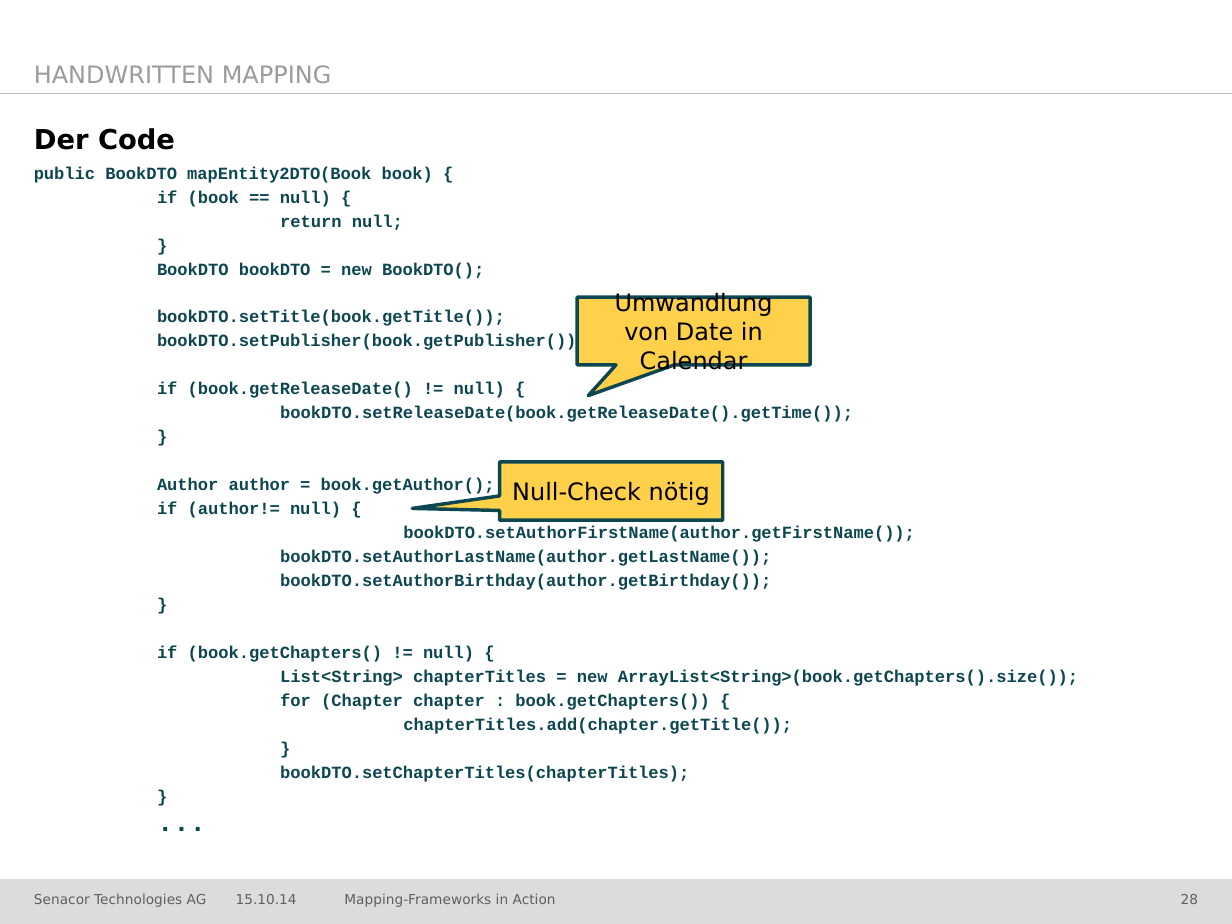
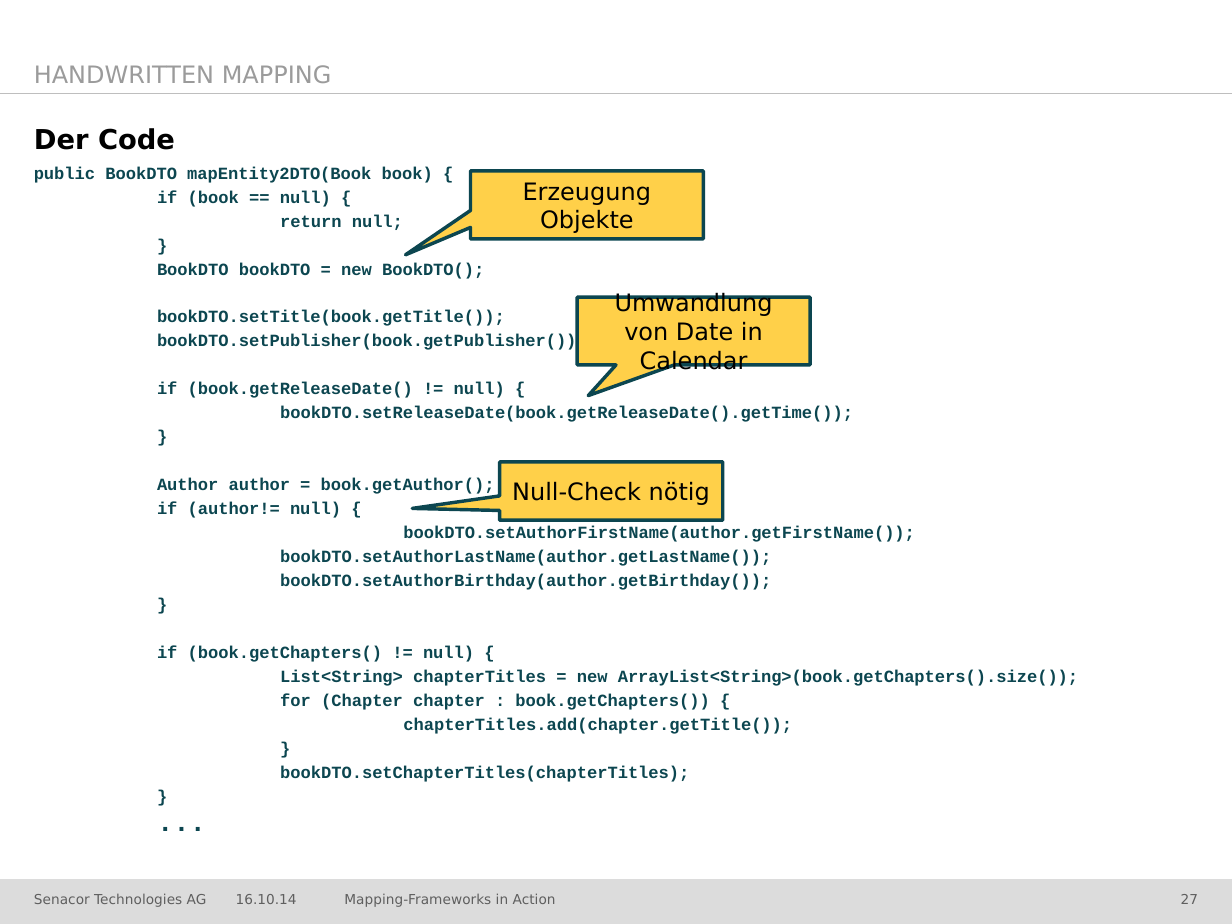
Before and after one commit to jschwalb/Mappings, a slide deck: slide 27 of presentation.pptx (slide 28 before the commit). Drawn at 1232x924 pixels with LibreOffice and Linux fonts; fonts in the diff are those of the drawing; background and template pictures are left out. Boxes give left, top, right and bottom in pixels: in the first picture for what was removed or moved away, otherwise in the second. Text is boxed around its words. In the diff, an @@ line names an element or a change of style, - is before the commit and + after.

```diff
--- a/presentation.pptx
+++ b/presentation.pptx
@@ speech box added at (471, 171, 703, 239), fill #FFD049, outline #0C4650 2 pt, 14 pt, text #000000 @@
+Erzeugung Objekte
@@ text at (236, 894, 297, 904): text changed @@
-15.10.14
+16.10.14
@@ page number at (1181, 894, 1198, 904): text changed @@
-28
+27
```
Also in this commit, not shown: 51 other slides changed, 1 slide added.
